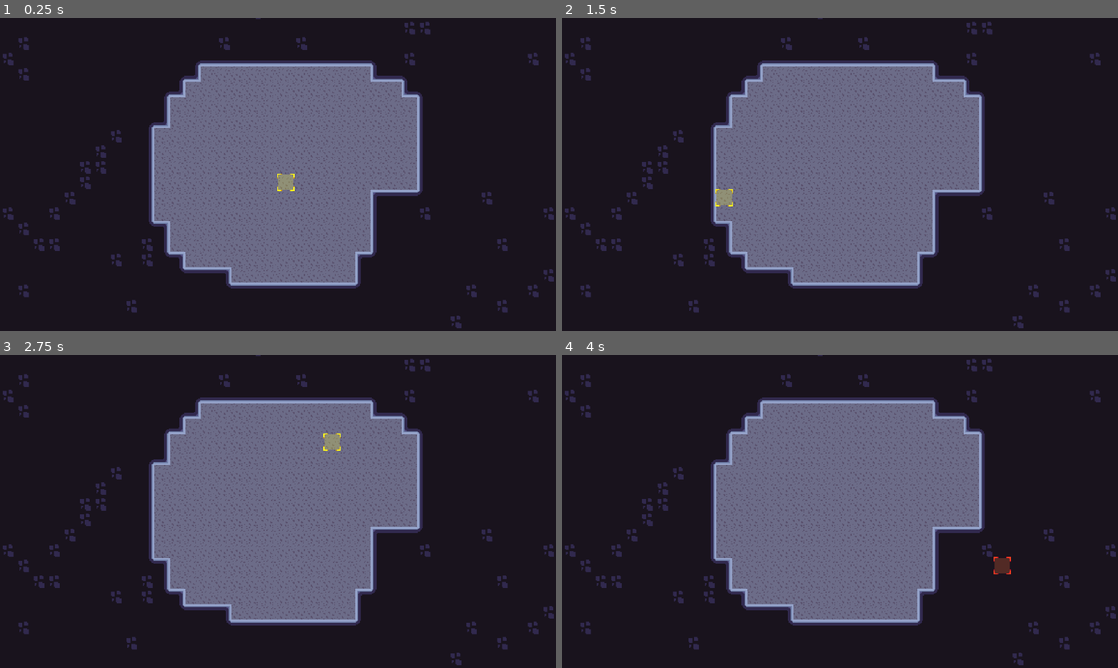
Above: before the commit, frames 1-4 (two rows, left to right).
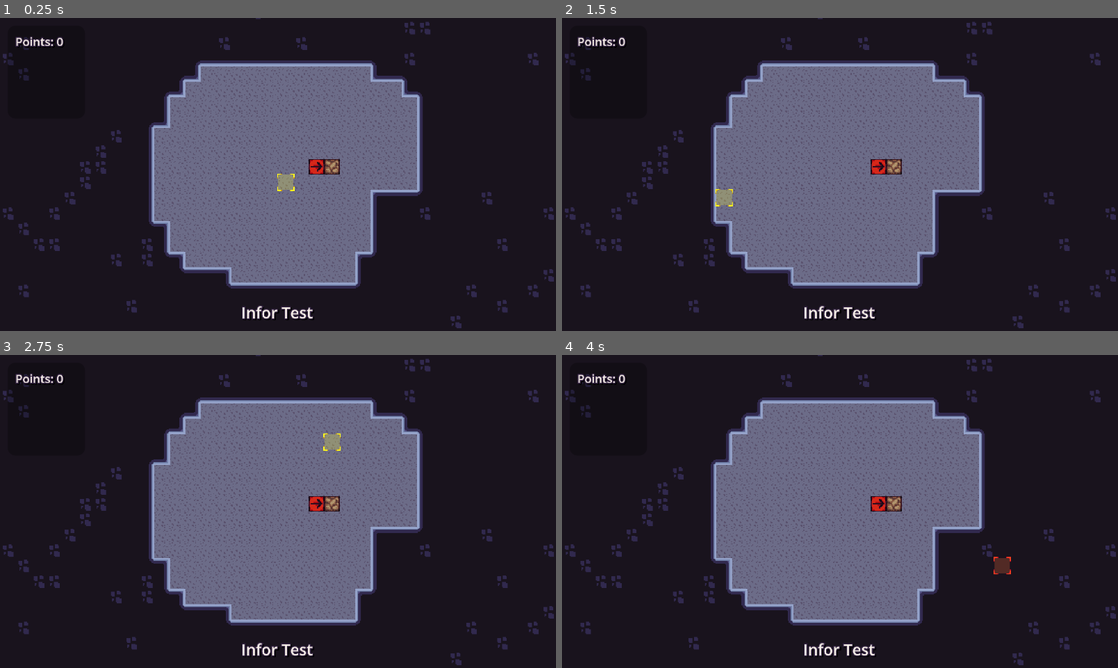
Above: after the commit, the same moments.

Repository: DOGamedev5/overqueue-mining
Game: Godot game, scene res://src/world/world_1.tscn
The game is run twice, just before and just after one commit, with the same random seed, the same clock (stepped at 60 frames per second) and the same inputs.
Inputs (mouse positions are in pixels of both pictures, inside the frame that each line leads up to):
- Up to frame 1 (0.25 s): no input
- Up to frame 2 (1.5 s): tap Enter at 0.5 s; move the mouse to (962, 158) at 0.52 s; press the mouse at (962, 158) at 0.53 s; tap Space at 1.25 s; move the mouse to (728, 190) at 1.27 s; release the mouse at (728, 190) at 1.28 s; click (728, 190) at 1.35 s
- Up to frame 3 (2.75 s): tap Enter at 2 s; move the mouse to (333, 442) at 2.02 s; press the mouse at (333, 442) at 2.03 s
- Up to frame 4 (4 s): tap Space at 2.75 s; move the mouse to (812, 574) at 2.77 s; release the mouse at (812, 574) at 2.78 s; click (812, 574) at 2.85 s; tap Enter at 3.5 s; move the mouse to (1006, 558) at 3.52 s; press the mouse at (1006, 558) at 3.53 s

The runs differ from the first frame. In frame 1, 0.8% of the frame differs, in the area x 2-62%, y 6-97%; in frame 2, 0.8%; in frame 3, 0.8%; in frame 4, 0.8%.

Commit message:
basic systems

Diff:
--- a/over-queued-mining/project.godot
+++ b/over-queued-mining/project.godot
@@ -15,11 +15,28 @@
 config/features=PackedStringArray("4.7", "GL Compatibility")
 config/icon="res://icon.svg"
 
+[autoload]
+
+GlobalInfo="*uid://1q5wjqjpswl8"
+
 [display]
 
 window/stretch/mode="canvas_items"
 window/stretch/scale=2.0
 window/stretch/scale_mode="integer"
+
+[input]
+
+click={
+"deadzone": 0.2,
+"events": [Object(InputEventMouseButton,"resource_local_to_scene":false,"resource_name":"","device":-1,"window_id":0,"alt_pressed":false,"shift_pressed":false,"ctrl_pressed":false,"meta_pressed":false,"button_mask":0,"position":Vector2(0, 0),"global_position":Vector2(0, 0),"factor":1.0,"button_index":1,"canceled":false,"pressed":false,"double_click":false,"script":null)
+]
+}
+
+[layer_names]
+
+2d_physics/layer_1="solid"
+2d_physics/layer_2="hitbox"
 
 [physics]
 
--- /dev/null
+++ b/over-queued-mining/src/HUD/GUI.tscn
@@ -0,0 +1,75 @@
+[gd_scene format=3 uid="uid://cy1nh6wd2dvyk"]
+
+[ext_resource type="Script" uid="uid://unn02xepr1ba" path="res://src/HUD/gui.gd" id="1_4ljqj"]
+
+[sub_resource type="Theme" id="Theme_k3nxe"]
+
+[sub_resource type="StyleBoxFlat" id="StyleBoxFlat_k3nxe"]
+content_margin_left = 8.0
+content_margin_top = 8.0
+content_margin_right = 8.0
+content_margin_bottom = 8.0
+bg_color = Color(0, 0, 0, 0.27450982)
+corner_radius_top_left = 8
+corner_radius_top_right = 8
+corner_radius_bottom_right = 8
+corner_radius_bottom_left = 8
+
+[sub_resource type="LabelSettings" id="LabelSettings_silce"]
+font_size = 12
+font_color = Color(0.9647059, 0.93333334, 0.90588236, 1)
+outline_size = 4
+outline_color = Color(0.20018968, 0.13930744, 0.2548483, 1)
+shadow_size = 4
+shadow_color = Color(0, 0, 0, 1)
+
+[sub_resource type="LabelSettings" id="LabelSettings_k3nxe"]
+font_color = Color(0.9647059, 0.93333334, 0.90588236, 1)
+outline_size = 4
+outline_color = Color(0.20018968, 0.13930744, 0.2548483, 1)
+shadow_size = 4
+shadow_color = Color(0, 0, 0, 1)
+
+[node name="Gui" type="CanvasLayer" unique_id=1432043895]
+script = ExtResource("1_4ljqj")
+
+[node name="Control" type="MarginContainer" parent="." unique_id=1564554564]
+anchors_preset = 15
+anchor_right = 1.0
+anchor_bottom = 1.0
+grow_horizontal = 2
+grow_vertical = 2
+theme_override_constants/margin_left = 8
+theme_override_constants/margin_top = 8
+theme_override_constants/margin_right = 8
+theme_override_constants/margin_bottom = 8
+
+[node name="VBoxContainer" type="VBoxContainer" parent="Control" unique_id=190384977]
+layout_mode = 2
+
+[node name="HBoxContainer" type="HBoxContainer" parent="Control/VBoxContainer" unique_id=1636027842]
+layout_mode = 2
+size_flags_vertical = 3
+
+[node name="panel" type="PanelContainer" parent="Control/VBoxContainer/HBoxContainer" unique_id=1943059803]
+custom_minimum_size = Vector2(80, 96)
+layout_mode = 2
+size_flags_vertical = 0
+theme = SubResource("Theme_k3nxe")
+theme_override_styles/panel = SubResource("StyleBoxFlat_k3nxe")
+
+[node name="VBoxContainer" type="VBoxContainer" parent="Control/VBoxContainer/HBoxContainer/panel" unique_id=908767789]
+layout_mode = 2
+
+[node name="Coins" type="Label" parent="Control/VBoxContainer/HBoxContainer/panel/VBoxContainer" unique_id=2138607072]
+layout_mode = 2
+size_flags_vertical = 8
+text = "Points: 0"
+label_settings = SubResource("LabelSettings_silce")
+
+[node name="Label" type="Label" parent="Control/VBoxContainer" unique_id=1398272142]
+layout_mode = 2
+size_flags_vertical = 8
+text = "Infor Test"
+label_settings = SubResource("LabelSettings_k3nxe")
+horizontal_alignment = 1
--- /dev/null
+++ b/over-queued-mining/src/HUD/gui.gd
@@ -0,0 +1,7 @@
+extends CanvasLayer
+
+@onready var points := $Control/VBoxContainer/HBoxContainer/panel/VBoxContainer/Coins
+
+# Called every frame. 'delta' is the elapsed time since the previous frame.
+func _process(_delta: float) -> void:
+	points.text = "Points: {0}".format([GlobalInfo.points])
--- /dev/null
+++ b/over-queued-mining/src/classes/cooldown.gd
@@ -0,0 +1,7 @@
+class_name Cooldown extends Timer
+
+@export var texture : Sprite2D
+
+func _process(_delta: float) -> void:
+	if texture != null:
+		texture.material.set_shader_parameter("cooldownPercent", time_left / wait_time)
--- /dev/null
+++ b/over-queued-mining/src/classes/global_info.gd
@@ -0,0 +1,13 @@
+extends Node
+
+@onready var points := 0
+
+func addPoints(value : int) -> void: points += value
+
+func removePoints(value : int) -> void: points -= value
+
+func tryToBuy(price : int) -> bool:
+	if price <= points:
+		removePoints(price)
+		return true
+	return false
--- /dev/null
+++ b/over-queued-mining/src/classes/hitData.gd
@@ -0,0 +1,9 @@
+class_name HitData extends Resource
+
+@export var sequencialHits := 0
+@export var initialValue := 1
+@export var bypassCooldown := false
+
+func _init(initValue, bypass := false) -> void:
+	initialValue = initValue
+	bypassCooldown = bypass
--- /dev/null
+++ b/over-queued-mining/src/classes/hitSender.gd
@@ -0,0 +1,11 @@
+class_name HitSender extends Area2D
+
+func getOnRegion() -> Array[InteractiveArea]:
+	var array : Array[InteractiveArea]
+	for area in get_overlapping_areas():
+		if area is InteractiveArea: array.append(area)
+
+	return array
+
+func sendHit(hitInfo : HitData):
+	for interact in getOnRegion(): interact.hit(hitInfo)
--- /dev/null
+++ b/over-queued-mining/src/classes/interactiveArea.gd
@@ -0,0 +1,18 @@
+class_name InteractiveArea extends Area2D
+
+@export var object : Node2D
+@export var cooldown : Timer
+
+signal hasBeenHited(hitInfo : HitData)
+
+func _init():
+	collision_mask = 0
+
+func hit(hitInfo : HitData):
+	if cooldown != null and cooldown.time_left > 0 and hitInfo.bypassCooldown == false:
+		print("aaa")
+		return
+
+	hasBeenHited.emit(hitInfo)
+	if cooldown != null:
+		cooldown.start()
--- /dev/null
+++ b/over-queued-mining/src/classes/windup.gd
@@ -0,0 +1,21 @@
+class_name WindUp extends Timer
+
+@onready var queue : Array[HitData] = []
+
+signal stopedWindUP(hitInfo : HitData)
+
+@onready var started := false
+
+func _ready() -> void:
+	timeout.connect(windUpFinish)
+
+func wind(data : HitData):
+	if time_left <= 0 and not started:
+		queue.append(data)
+		start()
+		started = true
+
+func windUpFinish():
+	stopedWindUP.emit(queue.front())
+	queue.pop_front()
+	started = false
--- /dev/null
+++ b/over-queued-mining/src/gears/interactor/interactor.gd
@@ -0,0 +1,24 @@
+extends Node2D
+
+enum DIR {
+	RIGHT,
+	UP,
+	DOWN,
+	LEFT
+}
+
+@export var direction : DIR = DIR.RIGHT
+
+@onready var anim := $AnimationPlayer
+@onready var hitSender := $pivot/HitSender
+@onready var windup := $windup
+
+func _on_interactive_area_has_been_hited(hitInfo: HitData) -> void:
+	anim.stop()
+	anim.play("shoot")
+	var newHit := HitData.new(hitInfo.initialValue + 1, true)
+	newHit.sequencialHits = hitInfo.sequencialHits + 1
+	windup.wind(newHit)
+
+func _on_windup_stoped_wind_up(hitInfo: HitData) -> void:
+	hitSender.sendHit(hitInfo)
--- /dev/null
+++ b/over-queued-mining/src/gears/interactor/interactor.tscn
@@ -0,0 +1,152 @@
+[gd_scene format=3 uid="uid://btqinqnbprfud"]
+
+[ext_resource type="Script" uid="uid://ceq50kc420va0" path="res://src/gears/interactor/interactor.gd" id="1_uvi5m"]
+[ext_resource type="Texture2D" uid="uid://mb6jq0tbx860" path="res://src/gears/interactor/interactor.png" id="2_r3f2s"]
+[ext_resource type="Script" uid="uid://vkdydfnum0c2" path="res://src/classes/interactiveArea.gd" id="3_u2oma"]
+[ext_resource type="Script" uid="uid://b05o1uwr217vr" path="res://src/classes/hitSender.gd" id="4_r3f2s"]
+[ext_resource type="Script" uid="uid://bhlvgwrkobwdh" path="res://src/classes/windup.gd" id="6_732ao"]
+[ext_resource type="Script" uid="uid://chgum0ddo1r1j" path="res://src/classes/cooldown.gd" id="6_eu043"]
+
+[sub_resource type="RectangleShape2D" id="RectangleShape2D_k3nxe"]
+size = Vector2(12, 12)
+
+[sub_resource type="Animation" id="Animation_uvi5m"]
+length = 0.001
+tracks/0/type = "value"
+tracks/0/imported = false
+tracks/0/enabled = true
+tracks/0/path = NodePath("pivot/Interactor:frame")
+tracks/0/interp = 1
+tracks/0/loop_wrap = true
+tracks/0/keys = {
+"times": PackedFloat32Array(0),
+"transitions": PackedFloat32Array(1),
+"update": 1,
+"values": [0]
+}
+tracks/1/type = "value"
+tracks/1/imported = false
+tracks/1/enabled = true
+tracks/1/path = NodePath("pivot/Interactor:position")
+tracks/1/interp = 1
+tracks/1/loop_wrap = true
+tracks/1/keys = {
+"times": PackedFloat32Array(0),
+"transitions": PackedFloat32Array(1),
+"update": 0,
+"values": [Vector2(0, 0)]
+}
+tracks/2/type = "value"
+tracks/2/imported = false
+tracks/2/enabled = true
+tracks/2/path = NodePath("pivot/Interactor:scale")
+tracks/2/interp = 1
+tracks/2/loop_wrap = true
+tracks/2/keys = {
+"times": PackedFloat32Array(0),
+"transitions": PackedFloat32Array(1),
+"update": 0,
+"values": [Vector2(1, 1)]
+}
+
+[sub_resource type="Animation" id="Animation_r3f2s"]
+resource_name = "shoot"
+length = 0.39999999999999997
+step = 0.05
+tracks/0/type = "value"
+tracks/0/imported = false
+tracks/0/enabled = true
+tracks/0/path = NodePath("pivot/Interactor:frame")
+tracks/0/interp = 1
+tracks/0/loop_wrap = true
+tracks/0/keys = {
+"times": PackedFloat32Array(0, 0.05, 0.1, 0.2, 0.3),
+"transitions": PackedFloat32Array(1, 1, 1, 1, 1),
+"update": 1,
+"values": [0, 1, 2, 3, 0]
+}
+tracks/1/type = "value"
+tracks/1/imported = false
+tracks/1/enabled = true
+tracks/1/path = NodePath("pivot/Interactor:position")
+tracks/1/interp = 1
+tracks/1/loop_wrap = true
+tracks/1/keys = {
+"times": PackedFloat32Array(0, 0.05, 0.2, 0.4),
+"transitions": PackedFloat32Array(3.6050012, 3.138338, 0.42044798, 3.363586),
+"update": 0,
+"values": [Vector2(0, 0), Vector2(-2, 0), Vector2(1.5, 0), Vector2(0, 0)]
+}
+tracks/2/type = "value"
+tracks/2/imported = false
+tracks/2/enabled = true
+tracks/2/path = NodePath("pivot/Interactor:scale")
+tracks/2/interp = 1
+tracks/2/loop_wrap = true
+tracks/2/keys = {
+"times": PackedFloat32Array(0, 0.05, 0.15),
+"transitions": PackedFloat32Array(3.6050022, 0.4506255, 1),
+"update": 0,
+"values": [Vector2(1, 1), Vector2(1.3, 1.3), Vector2(1, 1)]
+}
+
+[sub_resource type="AnimationLibrary" id="AnimationLibrary_u2oma"]
+_data = {
+&"RESET": SubResource("Animation_uvi5m"),
+&"shoot": SubResource("Animation_r3f2s")
+}
+
+[sub_resource type="ShaderMaterial" id="ShaderMaterial_u2oma"]
+
+[sub_resource type="RectangleShape2D" id="RectangleShape2D_hijj2"]
+size = Vector2(12, 12)
+
+[node name="Interactor" type="Node2D" unique_id=36085486]
+script = ExtResource("1_uvi5m")
+
+[node name="InteractiveArea" type="Area2D" parent="." unique_id=1725366710 node_paths=PackedStringArray("object", "cooldown")]
+collision_layer = 2
+collision_mask = 0
+script = ExtResource("3_u2oma")
+object = NodePath("..")
+cooldown = NodePath("../cooldown")
+metadata/_custom_type_script = "uid://vkdydfnum0c2"
+
+[node name="CollisionShape2D" type="CollisionShape2D" parent="InteractiveArea" unique_id=335975234]
+position = Vector2(8, 8)
+shape = SubResource("RectangleShape2D_k3nxe")
+
+[node name="AnimationPlayer" type="AnimationPlayer" parent="." unique_id=2007357938]
+libraries/ = SubResource("AnimationLibrary_u2oma")
+
+[node name="pivot" type="Node2D" parent="." unique_id=1761787510]
+position = Vector2(8, 8)
+
+[node name="Interactor" type="Sprite2D" parent="pivot" unique_id=68211666]
+material = SubResource("ShaderMaterial_u2oma")
+texture = ExtResource("2_r3f2s")
+hframes = 4
+
+[node name="HitSender" type="Area2D" parent="pivot" unique_id=1342764840]
+position = Vector2(16, 0)
+collision_layer = 0
+collision_mask = 2
+script = ExtResource("4_r3f2s")
+metadata/_custom_type_script = "uid://b05o1uwr217vr"
+
+[node name="CollisionShape2D" type="CollisionShape2D" parent="pivot/HitSender" unique_id=1496286147]
+shape = SubResource("RectangleShape2D_hijj2")
+
+[node name="cooldown" type="Timer" parent="." unique_id=1343594841 node_paths=PackedStringArray("texture")]
+wait_time = 0.4
+one_shot = true
+script = ExtResource("6_eu043")
+texture = NodePath("../pivot/Interactor")
+
+[node name="windup" type="Timer" parent="." unique_id=955034698]
+wait_time = 0.25
+one_shot = true
+script = ExtResource("6_732ao")
+
+[connection signal="hasBeenHited" from="InteractiveArea" to="." method="_on_interactive_area_has_been_hited"]
+[connection signal="stopedWindUP" from="windup" to="." method="_on_windup_stoped_wind_up"]
--- /dev/null
+++ b/over-queued-mining/src/shaders/cooldown.gdshader
@@ -0,0 +1,14 @@
+shader_type canvas_item;
+
+uniform float cooldownPercent = 0;
+uniform float spriteSheerH = 1;
+uniform float spriteSheerV = 1;
+
+void fragment() {
+	vec4 base = COLOR;
+	float dist = distance(UV * vec2(spriteSheerH, spriteSheerV), vec2(0.5, 0.5));
+
+	if (dist < cooldownPercent * sqrt(0.5*0.5 + 0.5*0.5)) {
+		COLOR = base + vec4(0.3, 0.3, 0.2, 0);
+	}
+}
--- /dev/null
+++ b/over-queued-mining/src/shaders/cooldown.tres
@@ -0,0 +1,9 @@
+[gd_resource type="ShaderMaterial" format=3 uid="uid://dedym2lc1be3e"]
+
+[ext_resource type="Shader" uid="uid://qwg0b35ihj21" path="res://src/world/block/cooldown.gdshader" id="1_ymdn1"]
+
+[resource]
+shader = ExtResource("1_ymdn1")
+shader_parameter/cooldownPercent = 0.0
+shader_parameter/spriteSheerH = 4.0
+shader_parameter/spriteSheerV = 1.0
--- a/over-queued-mining/src/tileselector/tile_selector.gd
+++ b/over-queued-mining/src/tileselector/tile_selector.gd
@@ -1,15 +1,15 @@
 extends Node2D
 
-@export var tilemap : TileMapLayer
+@export var wallTileMap : TileMapLayer
+@export var objectsLayer : Node2D
 @onready var currentPos := Vector2i(8, 8)
 @onready var currentTilePos := Vector2i(0, 0)
 @onready var sprite := $Select
+@onready var selectorArea := $Area2D
 
-# Called when the node enters the scene tree for the first time.
-func _ready() -> void:
-	pass # Replace with function body.
+@onready var clickHitData : HitData = HitData.new(1)
 
-func _input(_event: InputEvent) -> void:
+func _input(event: InputEvent) -> void:
 	var posUnhandled = get_global_mouse_position()
 	currentPos.x = snappedi(posUnhandled.x+8, 16)-8
 	currentPos.y = snappedi(posUnhandled.y+8, 16)-8
@@ -17,7 +17,14 @@
 	currentTilePos.x = int((currentPos.x-8)/16.0)
 	currentTilePos.y = int((currentPos.y-8)/16.0)
 
+	if event.is_action_pressed("click"): selectorArea.sendHit(clickHitData)
+
 func _process(_delta: float) -> void:
 	position = currentPos
-	var data : TileData = tilemap.get_cell_tile_data(currentTilePos)
+
+	var data : TileData = wallTileMap.get_cell_tile_data(currentTilePos)
 	sprite.frame = 0 if data == null else 1
+
+	if objectsLayer != null:
+		for area in selectorArea.getOnRegion():
+			if area.object is BlockStone: sprite.frame = 3
--- a/over-queued-mining/src/tileselector/tile_selector.tscn
+++ b/over-queued-mining/src/tileselector/tile_selector.tscn
@@ -2,10 +2,25 @@
 
 [ext_resource type="Script" uid="uid://bgcft7qjxmrt6" path="res://src/tileselector/tile_selector.gd" id="1_5tkqq"]
 [ext_resource type="Texture2D" uid="uid://cb7wxyrqpakls" path="res://src/tileselector/select.png" id="2_c3g07"]
+[ext_resource type="Script" uid="uid://b05o1uwr217vr" path="res://src/classes/hitSender.gd" id="3_pq5yq"]
+
+[sub_resource type="RectangleShape2D" id="RectangleShape2D_k3nxe"]
+size = Vector2(12, 12)
 
 [node name="TileSelector" type="Node2D" unique_id=1436156362]
 script = ExtResource("1_5tkqq")
 
 [node name="Select" type="Sprite2D" parent="." unique_id=860714460]
+z_index = 2
 texture = ExtResource("2_c3g07")
 hframes = 2
+vframes = 2
+
+[node name="Area2D" type="Area2D" parent="." unique_id=978990418]
+collision_layer = 0
+collision_mask = 2
+script = ExtResource("3_pq5yq")
+metadata/_custom_type_script = "uid://b05o1uwr217vr"
+
+[node name="CollisionShape2D" type="CollisionShape2D" parent="Area2D" unique_id=349195978]
+shape = SubResource("RectangleShape2D_k3nxe")
--- /dev/null
+++ b/over-queued-mining/src/world/block/block.gd
@@ -0,0 +1,21 @@
+class_name BlockStone extends Node2D
+
+@onready var blockSprite := $pivot/Block
+@onready var cooldown := $cooldown
+const interpolation := 15
+
+func _on_hitbox_has_been_hited(hitInfo : HitData) -> void:
+	randomize()
+	blockSprite.position.x = randf_range(-1.0, 1.0)
+	blockSprite.position.y = randf_range(-1.0, 1.0)
+	blockSprite.rotation_degrees = randf_range(-17.5, 17.5)
+	blockSprite.scale = Vector2(1.3, 1.3)
+
+	GlobalInfo.addPoints(hitInfo.initialValue)
+
+func _process(delta: float) -> void:
+	blockSprite.scale.x = lerpf(blockSprite.scale.x, 1, delta * interpolation)
+	blockSprite.scale.y = blockSprite.scale.x
+	blockSprite.position.x = lerpf(blockSprite.position.x, 0, delta * interpolation)
+	blockSprite.position.y = lerpf(blockSprite.position.y, 0, delta * interpolation)
+	blockSprite.rotation = lerp_angle(blockSprite.rotation, 0, delta * 20)
--- /dev/null
+++ b/over-queued-mining/src/world/block/block.tscn
@@ -0,0 +1,60 @@
+[gd_scene format=3 uid="uid://bhpmwrveuo3yj"]
+
+[ext_resource type="Script" uid="uid://dwrve3nk8gfr0" path="res://src/world/block/block.gd" id="1_hcevw"]
+[ext_resource type="Texture2D" uid="uid://dgnubr2mabtkr" path="res://src/world/block/block.png" id="1_ihowl"]
+[ext_resource type="Script" uid="uid://vkdydfnum0c2" path="res://src/classes/interactiveArea.gd" id="2_h1b2h"]
+[ext_resource type="Script" uid="uid://chgum0ddo1r1j" path="res://src/classes/cooldown.gd" id="5_8osg2"]
+
+[sub_resource type="RectangleShape2D" id="RectangleShape2D_k3nxe"]
+size = Vector2(16, 16)
+
+[sub_resource type="Shader" id="Shader_d7v1o"]
+resource_local_to_scene = true
+code = "shader_type canvas_item;
+
+uniform float cooldownPercent = 0;
+
+void fragment() {
+	vec4 base = COLOR;
+	float dist = distance(UV, vec2(0.5, 0.5));
+
+	if (dist < cooldownPercent * sqrt(0.5*0.5 + 0.5*0.5)) {
+		COLOR = base + vec4(0.3, 0.3, 0.2, 0);
+	}
+}
+"
+
+[sub_resource type="ShaderMaterial" id="ShaderMaterial_d7v1o"]
+shader = SubResource("Shader_d7v1o")
+shader_parameter/cooldownPercent = 0.0
+
+[node name="Block" type="Node2D" unique_id=914735519]
+script = ExtResource("1_hcevw")
+
+[node name="hitbox" type="Area2D" parent="." unique_id=837208860 node_paths=PackedStringArray("object", "cooldown")]
+collision_layer = 2
+collision_mask = 2
+script = ExtResource("2_h1b2h")
+object = NodePath("..")
+cooldown = NodePath("../cooldown")
+metadata/_custom_type_script = "uid://vkdydfnum0c2"
+
+[node name="CollisionShape2D" type="CollisionShape2D" parent="hitbox" unique_id=2049031447]
+position = Vector2(8, 8)
+shape = SubResource("RectangleShape2D_k3nxe")
+
+[node name="pivot" type="Node2D" parent="." unique_id=2061278458]
+position = Vector2(8, 8)
+
+[node name="Block" type="Sprite2D" parent="pivot" unique_id=1956901413]
+material = SubResource("ShaderMaterial_d7v1o")
+texture = ExtResource("1_ihowl")
+
+[node name="cooldown" type="Timer" parent="." unique_id=880060567 node_paths=PackedStringArray("texture")]
+wait_time = 0.7
+one_shot = true
+script = ExtResource("5_8osg2")
+texture = NodePath("../pivot/Block")
+metadata/_custom_type_script = "uid://chgum0ddo1r1j"
+
+[connection signal="hasBeenHited" from="hitbox" to="." method="_on_hitbox_has_been_hited"]
--- /dev/null
+++ b/over-queued-mining/src/world/block/cooldown.gdshader
@@ -0,0 +1,14 @@
+shader_type canvas_item;
+
+uniform float cooldownPercent = 0;
+uniform float spriteSheerH = 1;
+uniform float spriteSheerV = 1;
+
+void fragment() {
+	vec4 base = COLOR;
+	float dist = distance(UV, vec2(0.5, 0.5));
+
+	if (dist < cooldownPercent * sqrt(0.5*0.5 + 0.5*0.5)) {
+		COLOR = base + vec4(0.3, 0.3, 0.2, 0);
+	}
+}
--- a/over-queued-mining/src/world/world_1.tscn
+++ b/over-queued-mining/src/world/world_1.tscn
@@ -2,6 +2,9 @@
 
 [ext_resource type="TileSet" uid="uid://detfhoyfd8n4v" path="res://src/tilesets/tileset1.tres" id="1_qm3xg"]
 [ext_resource type="PackedScene" uid="uid://m43e5bi10n1u" path="res://src/tileselector/tile_selector.tscn" id="2_wmu6b"]
+[ext_resource type="PackedScene" uid="uid://btqinqnbprfud" path="res://src/gears/interactor/interactor.tscn" id="3_ctujs"]
+[ext_resource type="PackedScene" uid="uid://bhpmwrveuo3yj" path="res://src/world/block/block.tscn" id="3_ppv74"]
+[ext_resource type="PackedScene" uid="uid://cy1nh6wd2dvyk" path="res://src/HUD/GUI.tscn" id="3_xd7vh"]
 
 [node name="world1" type="Node2D" unique_id=2120840071]
 
@@ -13,7 +16,18 @@
 tile_map_data = PackedByteArray("AADm/+v/AAAGAAUAAADm/+z/AAAGAAUAAADm/+3/AAAGAAUAAADm/+7/AAAGAAUAAADm/+//AAAGAAUAAADm// …(55504 unchanged characters)…
 tile_set = ExtResource("1_qm3xg")
 
-[node name="TileSelector" parent="." unique_id=1436156362 node_paths=PackedStringArray("tilemap") instance=ExtResource("2_wmu6b")]
-tilemap = NodePath("../wall")
+[node name="Camera2D" type="Camera2D" parent="." unique_id=53371070]
 
-[node name="Camera2D" type="Camera2D" parent="." unique_id=53371070]
+[node name="objects" type="Node2D" parent="." unique_id=1565751475]
+
+[node name="Block" parent="objects" unique_id=914735519 instance=ExtResource("3_ppv74")]
+position = Vector2(48, -16)
+
+[node name="Interactor" parent="objects" unique_id=36085486 instance=ExtResource("3_ctujs")]
+position = Vector2(32, -16)
+
+[node name="TileSelector" parent="." unique_id=1436156362 node_paths=PackedStringArray("wallTileMap", "objectsLayer") instance=ExtResource("2_wmu6b")]
+wallTileMap = NodePath("../wall")
+objectsLayer = NodePath("../objects")
+
+[node name="Gui" parent="." unique_id=1432043895 instance=ExtResource("3_xd7vh")]
Not shown, added: over-queued-mining/src/HUD/gui.gd.uid
Not shown, added: over-queued-mining/src/classes/cooldown.gd.uid
Not shown, added: over-queued-mining/src/classes/global_info.gd.uid
Not shown, added: over-queued-mining/src/classes/hitData.gd.uid
Not shown, added: over-queued-mining/src/classes/hitSender.gd.uid
Not shown, added: over-queued-mining/src/classes/interactiveArea.gd.uid
Not shown, added: over-queued-mining/src/classes/windup.gd.uid
Not shown, added: over-queued-mining/src/gears/interactor/interactor.gd.uid
Binary file added: over-queued-mining/src/gears/interactor/interactor.png
Not shown, added: over-queued-mining/src/gears/interactor/interactor.png.import
Not shown, added: over-queued-mining/src/shaders/cooldown.gdshader.uid
Binary file changed: over-queued-mining/src/tileselector/select.png
(and 4 more such lines)
